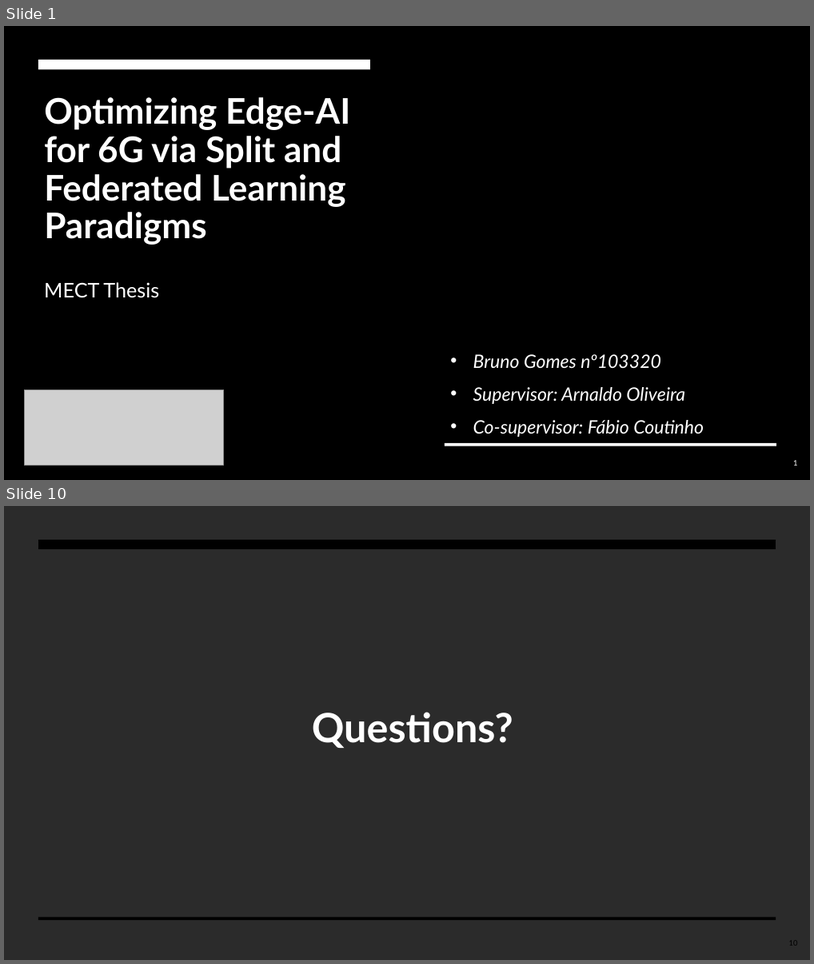
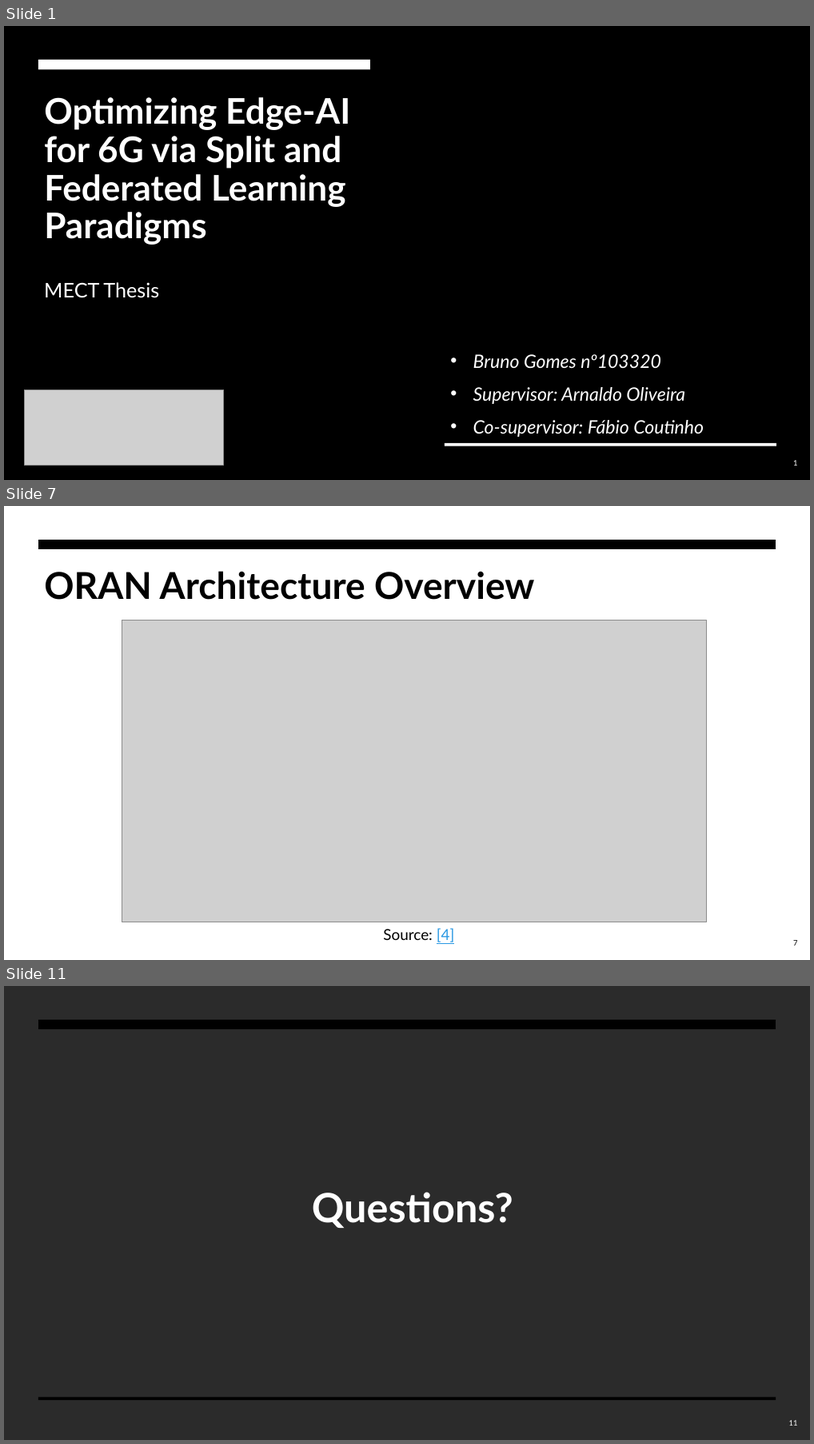
Before and after one commit to BrunoGomes22/MECT-Thesis, a slide deck: Presentations/apresentacao_tese_10min.pptx. Shown one above the other, each under a label of ours: slides 1 and 10 before the commit, slides 1, 7 and 11 after it; the slides between them are not shown. The pictures are 814x964 and 814x1444 pixels, drawn with LibreOffice and Linux fonts; fonts in the diff are those of the drawing; grey boxes stand for pictures; background and template pictures are left out; a plain dark background stands for a picture behind light text. Boxes give left, top, right and bottom in pixels: in the first picture for what was removed or moved away, otherwise in the second. Text is boxed around its words. In the diff, an @@ line names an element or a change of style, - is before the commit and + after.

```diff
--- a/Presentations/apresentacao_tese_10min.pptx
+++ b/Presentations/apresentacao_tese_10min.pptx
@@ slide 7 added at [4,506,810,960], background #FFFFFF; not listed: 1 template element that a slide beside it also shows @@
@@ title added at [44,571,534,600], 44 pt, text #000000, bold @@
+ORAN Architecture Overview
@@ picture added at [122,620,707,922] @@
@@ text added at [383,928,455,942], 18 pt, text #000000 @@
+Source: [4]
@@ page number added at [794,940,798,945], 9 pt, text #000000 @@
+7
@@ what was slide 10 is now slide 11 @@
@@ page number at [790,1420,798,1425]: text changed; text colour #000000 to #F7F7F7 @@
-10
+11
```
Also in this commit, not shown: 4 slides changed, 6 other slides added, 4 slides removed.
